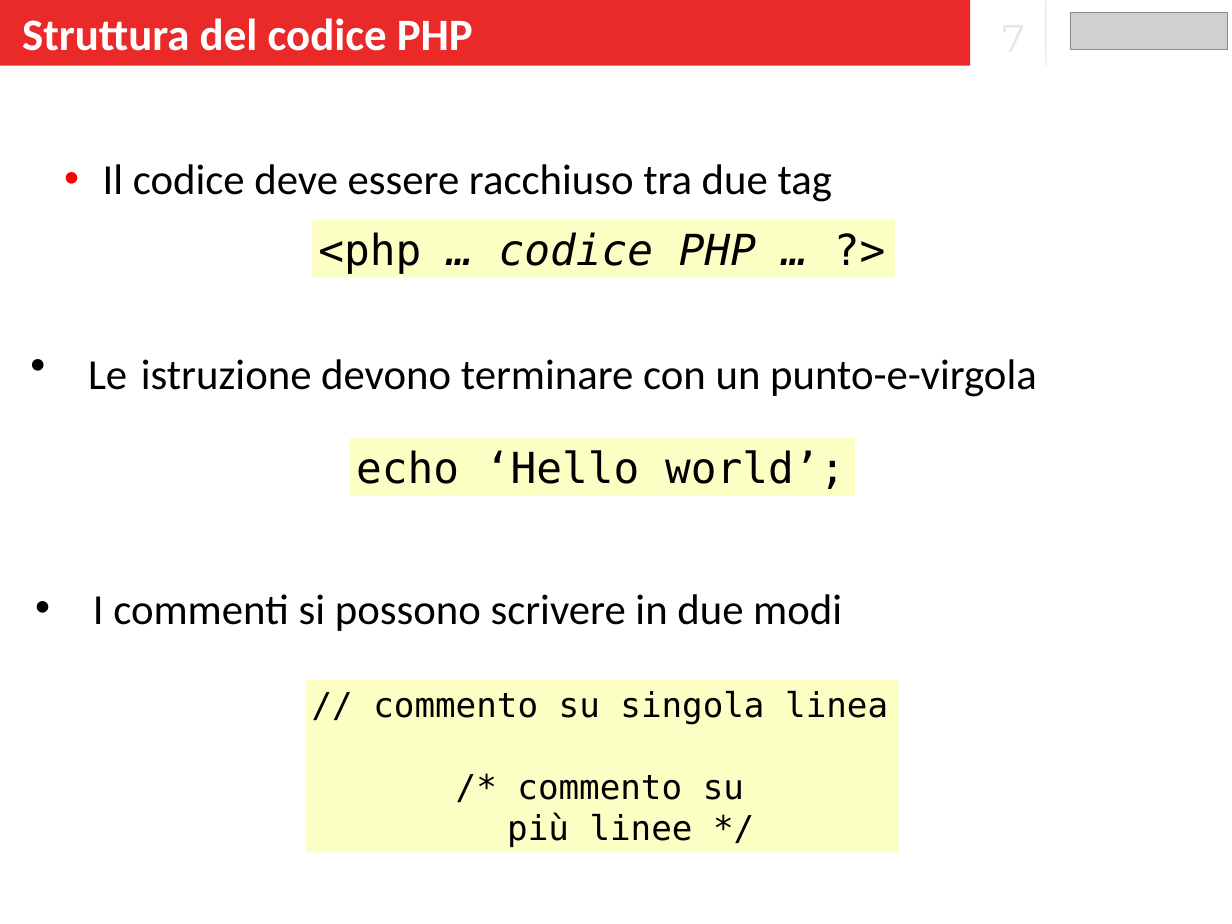
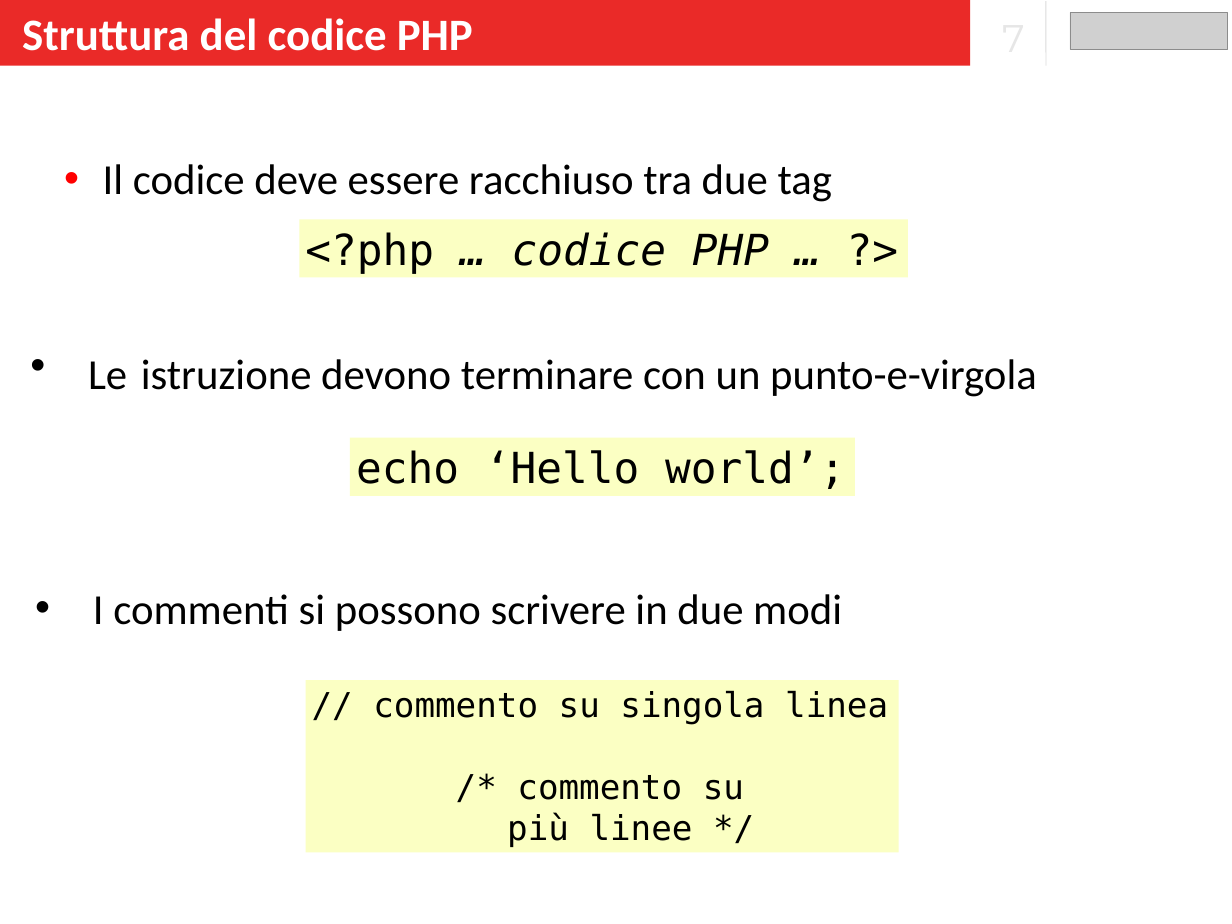
Before and after one commit to banzaiberry/leonardo, a slide deck: slide 7 of Lezioni_5_6_7/Lezione_5/Slide.pptx. Drawn at 1232x924 pixels with LibreOffice and Linux fonts; fonts in the diff are those of the drawing; grey boxes stand for pictures. Boxes give left, top, right and bottom in pixels: in the first picture for what was removed or moved away, otherwise in the second. Text is boxed around its words. In the diff, an @@ line names an element or a change of style, - is before the commit and + after.

```diff
--- a/Lezioni_5_6_7/Lezione_5/Slide.pptx
+++ b/Lezioni_5_6_7/Lezione_5/Slide.pptx
@@ rectangle "<?php … codice PHP … ...": place and size @@
-rectangle "<?php … codice PHP … ..." at [312,219,895,277]
+rectangle "<?php … codice PHP … ..." at [299,219,908,277]
@@ text in rectangle at [305,232,769,274]: text changed @@
-<php … codice PHP … ?>
+<?php … codice PHP … ?>
```
Also in this commit, not shown: 2 other slides changed.
